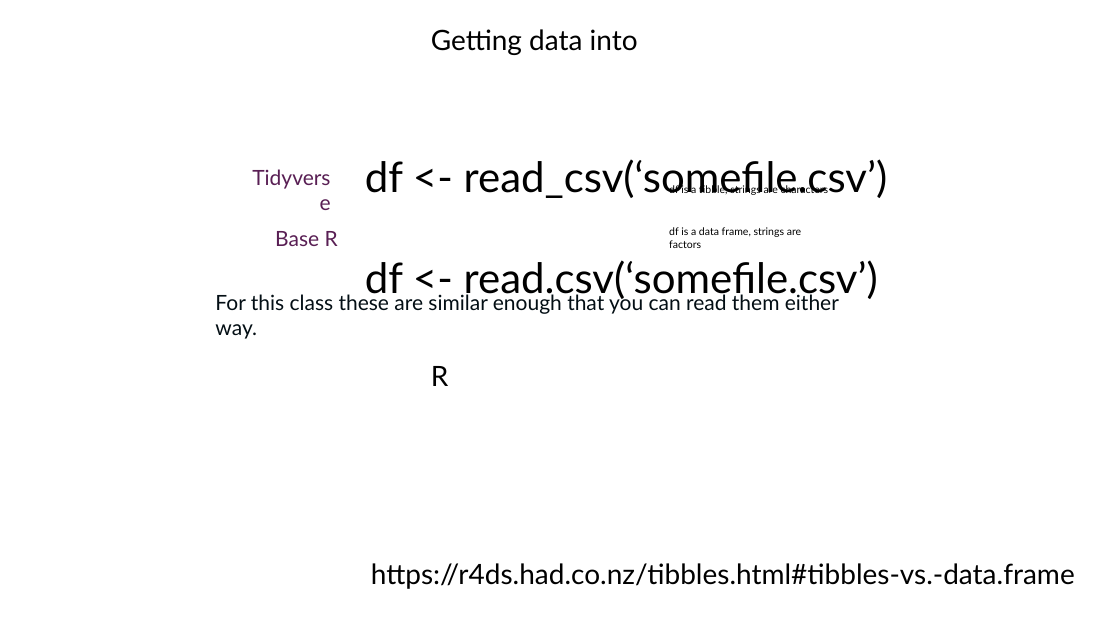
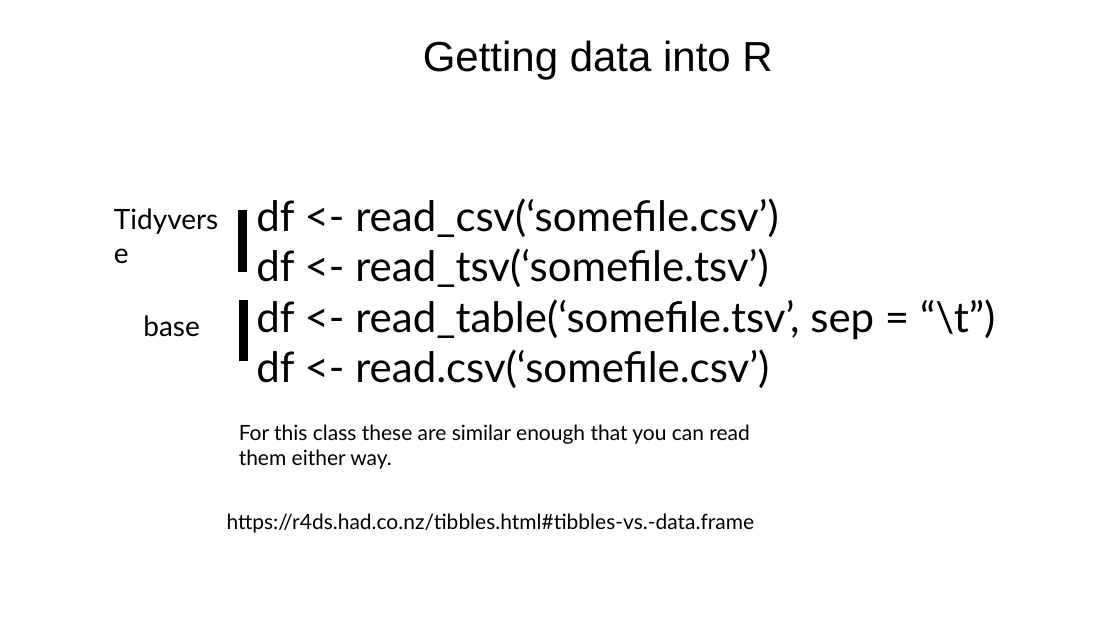
Before and after one commit to jraab/GNET749_RNAseq, a slide deck: slide 19 of lectures/2024_GNET749_Lecture1.pptx. Drawn at 1120x630 pixels with LibreOffice and Linux fonts; fonts in the diff are those of the drawing. Boxes give left, top, right and bottom in pixels: in the first picture for what was removed or moved away, otherwise in the second. Text is boxed around its words. In the diff, an @@ line names an element or a change of style, - is before the commit and + after.

```diff
--- a/lectures/2024_GNET749_Lecture1.pptx
+++ b/lectures/2024_GNET749_Lecture1.pptx
@@ text "Getting data into R": place and size @@
-text "Getting data into R" at bbox=[431, 29, 638, 386]
+text "Getting data into R" at bbox=[423, 40, 772, 80]
@@ text "Getting data into R" at bbox=[423, 40, 772, 80]: size 24 to 36 pt, font Lato to Arial; line spacing 10 to 1; vertical alignment middle to top @@
@@ text "df <- read_csv(‘somefile.csv’)": place and size @@
-text "df <- read_csv(‘somefile.csv’)" at bbox=[365, 159, 888, 301]
+text "df <- read_csv(‘somefile.csv’)" at bbox=[256, 198, 995, 388]
@@ text removed at bbox=[669, 185, 829, 195] @@
-df is a tibble, strings are characters
@@ text "Tidyverse": place and size @@
-text "Tidyverse" at bbox=[250, 175, 340, 205]
+text "Tidyverse" at bbox=[112, 216, 231, 255]
@@ text "Tidyverse" at bbox=[112, 216, 231, 255]: size 18 to 24 pt, text colour #591F54 to #000000; alignment right to left @@
@@ line added from (243, 271) to (243, 210), #000000 8 pt @@
@@ text removed at bbox=[669, 227, 801, 248] @@
-df is a data frame, strings are factors
@@ text at bbox=[256, 248, 995, 340]: paragraphs added @@
+df <- read_tsv(‘somefile.tsv’)
+df <- read_table(‘somefile.tsv’, sep = “\t”)
@@ text at bbox=[143, 315, 199, 337]: text changed; size 18 to 24 pt; text colour #591F54 to #000000 @@
-Base R
+base
@@ line added from (244, 361) to (244, 300), #000000 8 pt @@
@@ text "For this class these are ...": place and size @@
-text "For this class these are ..." at bbox=[215, 292, 839, 339]
+text "For this class these are ..." at bbox=[239, 424, 749, 469]
@@ text "For this class these are ..." at bbox=[239, 424, 749, 469]: text colour #030E14 to #000000; vertical alignment middle to top @@
@@ text "https://r4ds.had.co.nz/tibbles.html#tibbles-vs.-data.frame": place and size @@
-text "https://r4ds.had.co.nz/tibbles.html#tibbles-vs.-data.frame" at bbox=[371, 563, 1075, 589]
+text "https://r4ds.had.co.nz/tibbles.html#tibbles-vs.-data.frame" at bbox=[227, 513, 755, 533]
@@ text "https://r4ds.had.co.nz/tibbles.html#tibbles-vs.-data.frame" at bbox=[227, 513, 755, 533]: size 24 to 18 pt; vertical alignment middle to top @@
```
Also in this commit, not shown: 7 other slides changed, 1 slide added, 1 slide removed, 15 other files.
